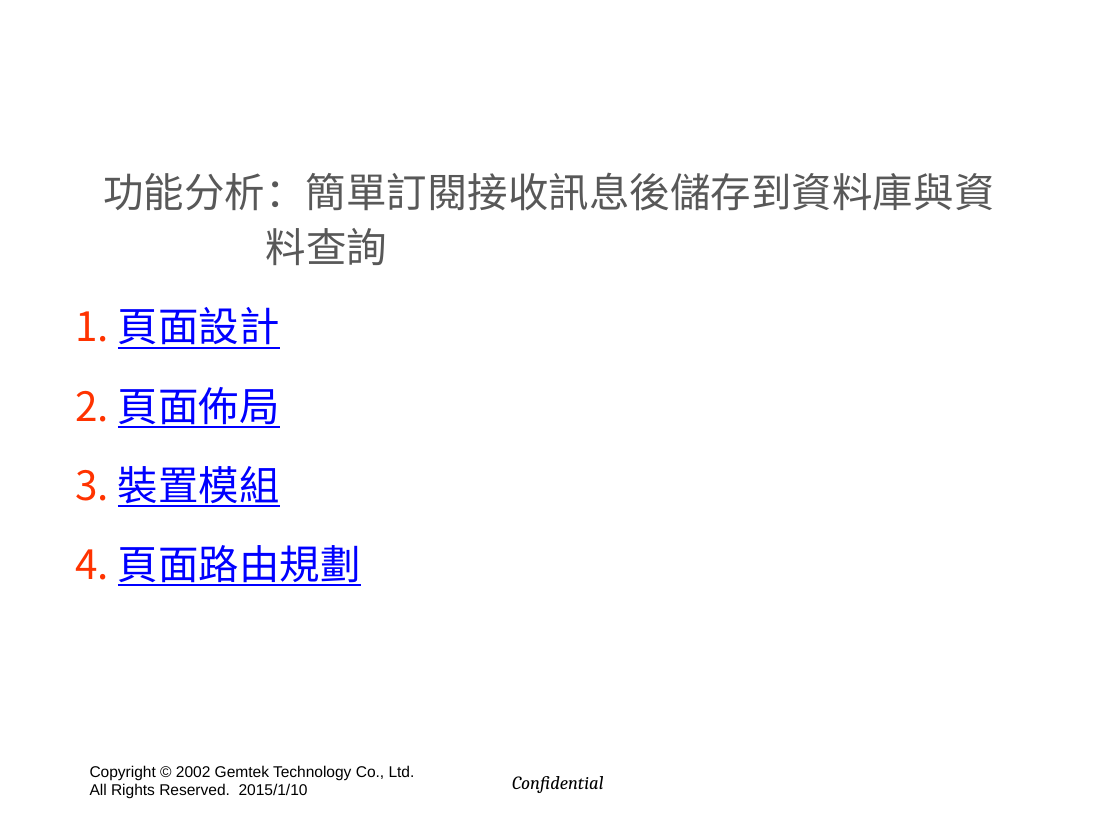
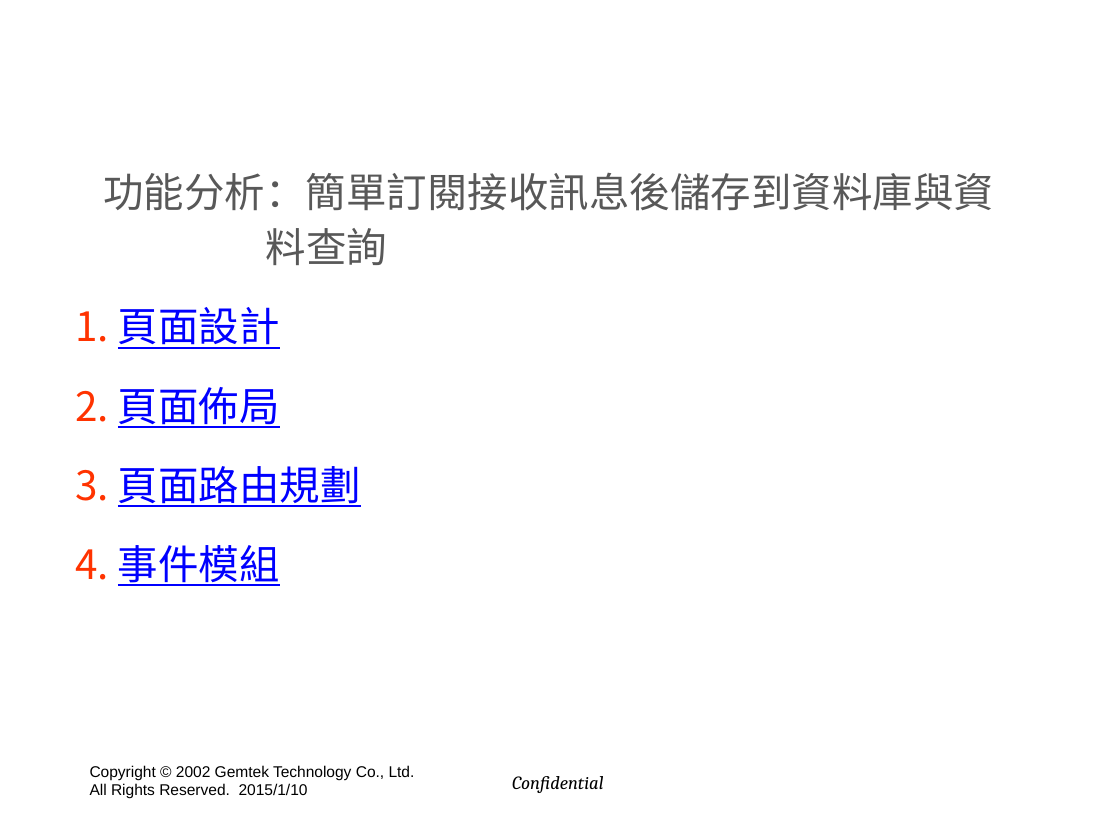
Before and after one commit to hyper570908/nodeDemo, a slide deck: slide 40 of doc/GIot_Session(win7).pptx (slide 41 before the commit). Drawn at 1120x840 pixels with LibreOffice and Linux fonts; fonts in the diff are those of the drawing; background and template pictures are left out. Boxes give left, top, right and bottom in pixels: in the first picture for what was removed or moved away, otherwise in the second. Text is boxed around its words. In the diff, an @@ line names an element or a change of style, - is before the commit and + after.

```diff
--- a/doc/GIot_Session(win7).pptx
+++ b/doc/GIot_Session(win7).pptx
@@ text at <box>118,466,280,507</box>: paragraph removed @@
-3. 裝置模組
@@ text at <box>118,545,280,586</box>: paragraph added @@
+4. 事件模組
```
Also in this commit, not shown: 16 other slides changed, 9 slides added, 4 slides removed, 27 other files.
